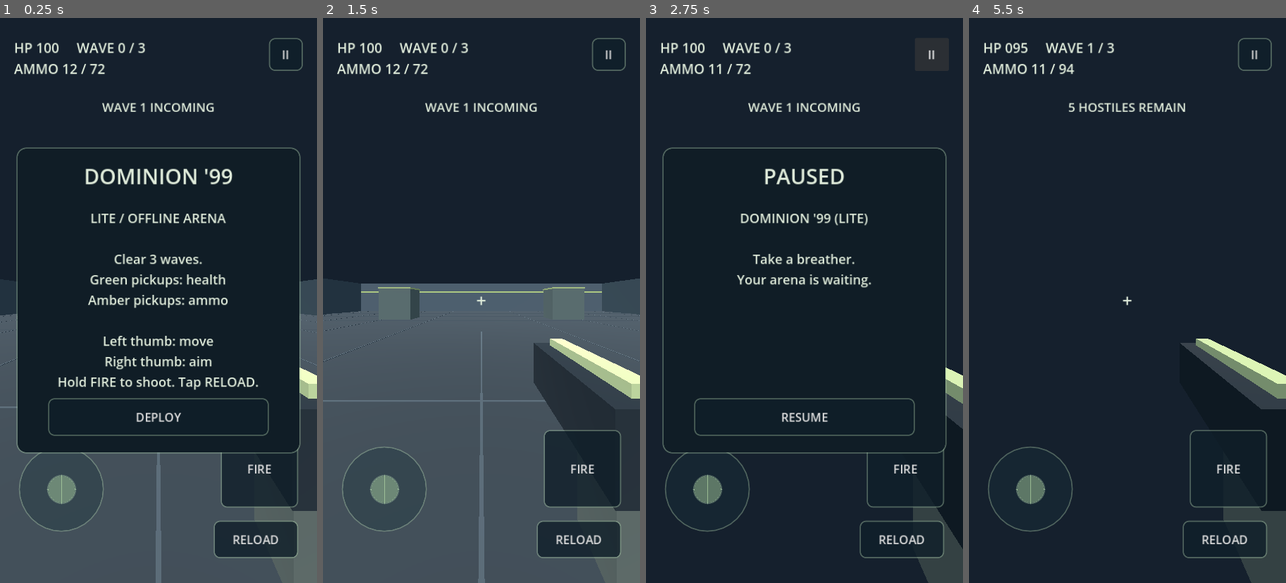
Above: before the commit, frames 1-4 (left to right).
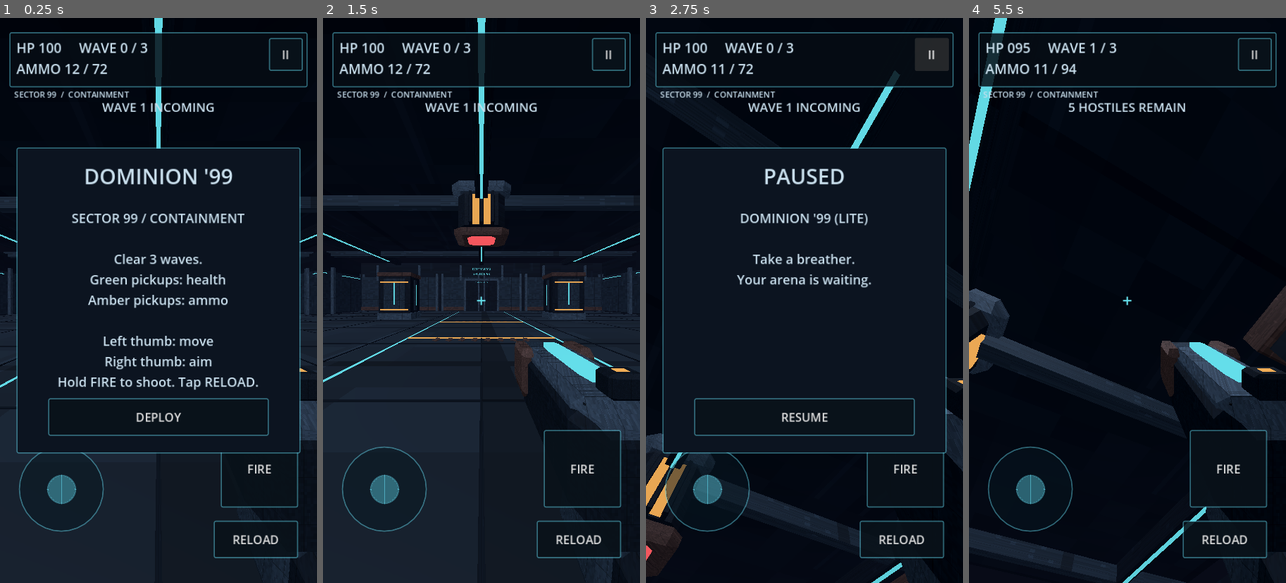
Above: after the commit, the same moments.

Repository: Tweeksterr91/dominion-99-lite
Game: Godot game, scene res://main.tscn
Same seed, same stepped clock (60 frames per second), same inputs: the game is played once before the commit and once after it.
Inputs (mouse positions are in pixels of both pictures, inside the frame that each line leads up to):
- Up to frame 1 (0.25 s): no input
- Up to frame 2 (1.5 s): click "FIRE" at 0.5 s; click "DEPLOY" at 1.25 s
- Up to frame 3 (2.75 s): click "II" at 2 s
- Up to frame 4 (5.5 s): click "RESUME" at 2.75 s; click "RELOAD" at 3.5 s; tap Enter at 4.25 s; move the mouse to (1143, 300) at 4.27 s; hold W from 4.28 s (still down); tap R at 4.35, 5.1 s; click (1143, 300) at 4.42 s; move the mouse to (1111, 300) at 5.02 s; click (1111, 300) at 5.17 s

The runs differ from the first frame. In frame 1, 48% of the frame differs, in the area x 0-100%, y 0-100%; in frame 2, 84%; in frame 3, 37%; in frame 4, 80%.

Commit message:
Add original dark sci-fi arena and visual asset kit

Diff:
--- /dev/null
+++ b/assets/metal.gdshader
@@ -0,0 +1,16 @@
+shader_type spatial;
+uniform vec4 metal_color : source_color = vec4(0.18, 0.22, 0.27, 1.0);
+
+float grain(vec2 p) {
+	return fract(sin(dot(p, vec2(127.1, 311.7))) * 43758.5453);
+}
+
+void fragment() {
+	// Original procedural surface: coarse wear and fine machining marks.
+	float coarse = grain(floor(UV * 48.0));
+	float scratches = step(0.97, grain(vec2(floor(UV.x * 384.0), floor(UV.y * 12.0))));
+	float seams = step(0.975, fract(UV.x * 4.0)) + step(0.985, fract(UV.y * 3.0));
+	ALBEDO = metal_color.rgb * (0.83 + coarse * 0.23 + scratches * 0.22) * (1.0 - min(seams, 1.0) * 0.30);
+	METALLIC = 0.55;
+	ROUGHNESS = 0.74;
+}
--- a/scripts/main.gd
+++ b/scripts/main.gd
@@ -1,5 +1,7 @@
 extends Node3D
-## Small, asset-free FPS prototype. All dimensions use metres.
+## Original dark sci-fi FPS prototype. All dimensions use metres.
+const VisualAssets = preload("res://scripts/visual_assets.gd")
+var art := VisualAssets.new()
 
 const SPEED := 5.8
 const MAG_SIZE := 12
@@ -41,6 +43,8 @@
 var flash: MeshInstance3D
 var flash_left := 0.0
 var shot_sound: AudioStreamPlayer
+var reticle: Label
+var hit_left := 0.0
 
 func _ready() -> void:
 	Engine.max_fps = 60
@@ -48,62 +52,29 @@
 	_make_player()
 	_make_audio()
 	_make_ui()
-	_show_menu("DOMINION '99", "LITE / OFFLINE ARENA\n\nClear 3 waves.\nGreen pickups: health\nAmber pickups: ammo\n\nLeft thumb: move\nRight thumb: aim\nHold FIRE to shoot. Tap RELOAD.", "DEPLOY")
-
-func _material(color: Color, glow := false) -> StandardMaterial3D:
-	var mat := StandardMaterial3D.new()
-	mat.albedo_color = color
-	mat.roughness = 1.0
-	if glow:
-		mat.shading_mode = BaseMaterial3D.SHADING_MODE_UNSHADED
-	return mat
-
-func _box(parent: Node3D, pos: Vector3, size: Vector3, color: Color, solid := true) -> Node3D:
-	var body: Node3D = StaticBody3D.new() if solid else Node3D.new()
-	parent.add_child(body)
-	body.position = pos
-	var mesh := MeshInstance3D.new()
-	var shape := BoxMesh.new()
-	shape.size = size
-	mesh.mesh = shape
-	mesh.material_override = _material(color)
-	body.add_child(mesh)
-	if solid:
-		var collision := CollisionShape3D.new()
-		var box := BoxShape3D.new()
-		box.size = size
-		collision.shape = box
-		body.add_child(collision)
-	return body
+	_show_menu("DOMINION '99", "SECTOR 99 / CONTAINMENT\n\nClear 3 waves.\nGreen pickups: health\nAmber pickups: ammo\n\nLeft thumb: move\nRight thumb: aim\nHold FIRE to shoot. Tap RELOAD.", "DEPLOY")
 
 func _make_arena() -> void:
 	var world := WorldEnvironment.new()
 	var env := Environment.new()
 	env.background_mode = Environment.BG_COLOR
-	env.background_color = Color("15202d")
+	env.background_color = Color("080b17")
 	env.ambient_light_source = Environment.AMBIENT_SOURCE_COLOR
-	env.ambient_light_color = Color("a4b5c5")
-	env.ambient_light_energy = 0.7
+	env.ambient_light_color = Color("92a6bf")
+	env.ambient_light_energy = 0.78
+	env.tonemap_mode = Environment.TONE_MAPPER_LINEAR
+	env.fog_enabled = true
+	env.fog_light_color = Color("111426")
+	env.fog_density = 0.009
 	world.environment = env
 	add_child(world)
 	var sun := DirectionalLight3D.new()
-	sun.rotation_degrees = Vector3(-60, -25, 0)
-	sun.light_energy = 1.0
+	sun.rotation_degrees = Vector3(-55, -25, 0)
+	sun.light_color = Color("b6c8df")
+	sun.light_energy = 0.9
 	sun.shadow_enabled = false
 	add_child(sun)
-	_box(self, Vector3(0, -0.3, 0), Vector3(36, 0.6, 36), Color("39444c"))
-	for z in [-18.0, 18.0]:
-		_box(self, Vector3(0, 2, z), Vector3(37, 4, 1), Color("566773"))
-		_box(self, Vector3(0, 2.8, z * 0.97), Vector3(36, 0.22, 0.1), Color("c5dc89"), false)
-	for x in [-18.0, 18.0]:
-		_box(self, Vector3(x, 2, 0), Vector3(1, 4, 36), Color("465963"))
-	for x in [-7.0, 7.0]:
-		for z in [-6.0, 6.0]:
-			_box(self, Vector3(x, 1.25, z), Vector3(2.5, 2.5, 2.5), Color("647573"))
-			_box(self, Vector3(x, 2.55, z), Vector3(2.6, 0.12, 2.6), Color("b6ca88"), false)
-	for i in range(-4, 5):
-		_box(self, Vector3(i * 4, 0.012, 0), Vector3(0.035, 0.015, 35), Color("53616a"), false)
-		_box(self, Vector3(0, 0.013, i * 4), Vector3(35, 0.015, 0.035), Color("53616a"), false)
+	art.build_arena(self)
 	_add_pickup(Vector3(-12, 0.5, 0), "health")
 	_add_pickup(Vector3(12, 0.5, 0), "ammo")
 
@@ -127,16 +98,14 @@
 	player.add_child(camera)
 	gun = Node3D.new()
 	camera.add_child(gun)
-	_box(gun, Vector3(0.25, -0.22, -0.48), Vector3(0.13, 0.14, 0.42), Color("25313a"), false)
-	_box(gun, Vector3(0.25, -0.34, -0.35), Vector3(0.10, 0.23, 0.12), Color("65706a"), false)
-	_box(gun, Vector3(0.25, -0.14, -0.48), Vector3(0.04, 0.025, 0.36), Color("d6e8a6"), false)
+	art.build_weapon(gun)
 	flash = MeshInstance3D.new()
 	var flash_mesh := SphereMesh.new()
 	flash_mesh.radius = 0.10
 	flash_mesh.height = 0.18
 	flash.mesh = flash_mesh
-	flash.material_override = _material(Color("ffe9a0"), true)
-	flash.position = Vector3(0.25, -0.21, -0.74)
+	flash.material_override = art.materials["cyan"]
+	flash.position = Vector3(0.22, -0.23, -0.83)
 	gun.add_child(flash)
 	flash.visible = false
 
@@ -159,12 +128,12 @@
 	shot_sound.volume_db = -12
 	add_child(shot_sound)
 
-func _style(color: Color, radius := 10) -> StyleBoxFlat:
+func _style(color: Color, radius := 3) -> StyleBoxFlat:
 	var s := StyleBoxFlat.new()
 	s.bg_color = color
 	s.set_corner_radius_all(radius)
 	s.set_border_width_all(2)
-	s.border_color = Color(0.65, 0.78, 0.65, 0.4)
+	s.border_color = Color(0.35, 0.77, 0.85, 0.5)
 	return s
 
 func _label(parent: Node, text_value: String, pos: Vector2, size: Vector2, font_size := 22) -> Label:
@@ -173,7 +142,7 @@
 	label.position = pos
 	label.size = size
 	label.add_theme_font_size_override("font_size", font_size)
-	label.add_theme_color_override("font_color", Color("dfebda"))
+	label.add_theme_color_override("font_color", Color("c9dfed"))
 	label.mouse_filter = Control.MOUSE_FILTER_IGNORE
 	parent.add_child(label)
 	return label
@@ -184,8 +153,8 @@
 	b.position = pos
 	b.size = size
 	b.add_theme_font_size_override("font_size", 20)
-	b.add_theme_stylebox_override("normal", _style(Color(0.06, 0.12, 0.16, 0.8)))
-	b.add_theme_stylebox_override("pressed", _style(Color("526a4d")))
+	b.add_theme_stylebox_override("normal", _style(Color(0.035, 0.07, 0.10, 0.88)))
+	b.add_theme_stylebox_override("pressed", _style(Color("31566c")))
 	b.focus_mode = Control.FOCUS_NONE
 	b.pressed.connect(action)
 	parent.add_child(b)
@@ -198,25 +167,37 @@
 	root.set_anchors_and_offsets_preset(Control.PRESET_FULL_RECT)
 	root.mouse_filter = Control.MOUSE_FILTER_IGNORE
 	layer.add_child(root)
-	hud = _label(root, "", Vector2(24, 34), Vector2(390, 82), 23)
+	var hud_frame := Panel.new()
+	hud_frame.mouse_filter = Control.MOUSE_FILTER_IGNORE
+	hud_frame.add_theme_stylebox_override("panel", _style(Color(0.025, 0.05, 0.08, 0.84)))
+	root.add_child(hud_frame)
+	hud_frame.set_anchors_and_offsets_preset(Control.PRESET_TOP_WIDE)
+	hud_frame.offset_left = 16
+	hud_frame.offset_right = -16
+	hud_frame.offset_top = 24
+	hud_frame.offset_bottom = 118
+	_label(root, "SECTOR 99  /  CONTAINMENT", Vector2(24, 120), Vector2(390, 25), 14)
+	hud = _label(root, "", Vector2(28, 34), Vector2(390, 82), 23)
 	status = _label(root, "", Vector2.ZERO, Vector2(492, 64), 21)
 	_place(status, Vector2(0.5, 0), Vector2(-246, 136), Vector2(492, 64))
 	status.autowrap_mode = TextServer.AUTOWRAP_WORD_SMART
 	status.horizontal_alignment = HORIZONTAL_ALIGNMENT_CENTER
 	var crosshair := _label(root, "+", Vector2.ZERO, Vector2(30, 42), 30)
+	reticle = crosshair
+	reticle.add_theme_color_override("font_color", Color("64deea"))
 	_place(crosshair, Vector2(0.5, 0.5), Vector2(-15, -21), Vector2(30, 42))
 	crosshair.name = "Crosshair"
 	crosshair.horizontal_alignment = HORIZONTAL_ALIGNMENT_CENTER
 	pad = Panel.new()
 	pad.mouse_filter = Control.MOUSE_FILTER_IGNORE
-	pad.add_theme_stylebox_override("panel", _style(Color(0.1, 0.2, 0.23, 0.35), 72))
+	pad.add_theme_stylebox_override("panel", _style(Color(0.03, 0.09, 0.13, 0.5), 72))
 	root.add_child(pad)
 	_place(pad, Vector2(0, 1), Vector2(32, -232), Vector2(145, 145))
 	knob = Panel.new()
 	knob.size = Vector2(50, 50)
 	knob.position = Vector2(47.5, 47.5)
 	knob.mouse_filter = Control.MOUSE_FILTER_IGNORE
-	knob.add_theme_stylebox_override("panel", _style(Color(0.7, 0.85, 0.65, 0.45), 25))
+	knob.add_theme_stylebox_override("panel", _style(Color(0.35, 0.78, 0.86, 0.45), 25))
 	pad.add_child(knob)
 	fire_button = _button(root, "FIRE", Vector2.ZERO, Vector2(132, 132), _shoot)
 	_place(fire_button, Vector2(1, 1), Vector2(-164, -260), Vector2(132, 132))
@@ -230,7 +211,7 @@
 	damage.mouse_filter = Control.MOUSE_FILTER_IGNORE
 	root.add_child(damage)
 	menu = Panel.new()
-	menu.add_theme_stylebox_override("panel", _style(Color("101d26"), 16))
+	menu.add_theme_stylebox_override("panel", _style(Color("0c1420"), 3))
 	root.add_child(menu)
 	_place(menu, Vector2(0.5, 0.5), Vector2(-242, -260), Vector2(484, 520))
 	menu_title = _label(menu, "", Vector2(28, 24), Vector2(428, 60), 36)
@@ -328,6 +309,9 @@
 	if not running:
 		return
 	fire_left = maxf(0, fire_left - delta)
+	hit_left = maxf(0, hit_left - delta)
+	reticle.text = "×" if hit_left > 0 else "+"
+	reticle.modulate = Color("ffb968") if hit_left > 0 else Color.WHITE
 	flash_left = maxf(0, flash_left - delta)
 	flash.visible = flash_left > 0
 	hurt = maxf(0, hurt - delta)
@@ -381,6 +365,7 @@
 	var origin := camera.global_position
 	var hit := _ray(origin, origin - camera.global_basis.z * 60, [player.get_rid()])
 	if not hit.is_empty() and hit.collider in enemies:
+		hit_left = 0.14
 		var enemy: CharacterBody3D = hit.collider
 		var hp := int(enemy.get_meta("hp")) - 34
 		enemy.set_meta("hp", hp)
@@ -416,12 +401,10 @@
 		col.shape = shape
 		col.position.y = 0.9
 		enemy.add_child(col)
-		_box(enemy, Vector3(0, 0.85, 0), Vector3(0.7, 1.1, 0.45), Color("b95c47"), false)
-		_box(enemy, Vector3(0, 1.6, 0), Vector3(0.48, 0.42, 0.45), Color("d3c3a1"), false)
-		_box(enemy, Vector3(0, 1.65, -0.24), Vector3(0.38, 0.10, 0.03), Color("26343c"), false)
-		_box(enemy, Vector3(0.35, 1.05, -0.32), Vector3(0.14, 0.14, 0.50), Color("27333b"), false)
+		art.build_enemy(enemy)
 		enemy.set_meta("hp", 100)
 		enemy.set_meta("attack", 1.6 + i * 0.2)
+		enemy.set_meta("muzzle", 0.0)
 		enemies.append(enemy)
 	# Each wave replenishes a basic supply so missed shots are recoverable.
 	reserve += 24
@@ -430,6 +413,9 @@
 
 func _tick_enemies(delta: float) -> void:
 	for enemy in enemies:
+		var muzzle_left := maxf(0, float(enemy.get_meta("muzzle")) - delta)
+		enemy.set_meta("muzzle", muzzle_left)
+		enemy.get_node("MuzzleFlash").visible = muzzle_left > 0
 		var offset := player.position - enemy.position
 		offset.y = 0
 		var distance := offset.length()
@@ -448,6 +434,8 @@
 		enemy.move_and_slide()
 		var attack := float(enemy.get_meta("attack")) - delta
 		if attack <= 0 and can_see and distance < 22:
+			enemy.set_meta("muzzle", 0.12)
+			enemy.get_node("MuzzleFlash").visible = true
 			attack = 1.8
 			health = maxi(0, health - (4 + wave))
 			hurt = 0.3
@@ -457,8 +445,7 @@
 		enemy.set_meta("attack", attack)
 
 func _add_pickup(pos: Vector3, kind: String) -> void:
-	var color := Color("95dc89") if kind == "health" else Color("e8ba64")
-	var item := _box(self, pos, Vector3(0.55, 0.55, 0.55), color, false)
+	var item := art.build_pickup(self, pos, kind)
 	item.set_meta("kind", kind)
 	pickups.append(item)
 
--- /dev/null
+++ b/scripts/visual_assets.gd
@@ -0,0 +1,293 @@
+extends RefCounted
+## Original low-poly asset kit. Static boxes share materials and GPU instance batches.
+
+const METAL_SHADER = preload("res://assets/metal.gdshader")
+const PALETTE := {
+	"iron": Color("344250"), "dark": Color("18212c"),
+	"plate": Color("526273"), "rust": Color("66473f"),
+	"floor": Color("303b47"), "bone": Color("a29888"),
+	"cyan": Color("64deea"), "amber": Color("f2ad56"),
+	"red": Color("ff5b62"), "green": Color("8be5ab"),
+}
+var materials: Dictionary = {}
+var batches: Dictionary = {}
+var arena: Node3D
+var unit_box := BoxMesh.new()
+var model_box: ArrayMesh
+
+func _init() -> void:
+	unit_box.size = Vector3.ONE
+	model_box = _beveled_box()
+	for key in PALETTE:
+		if key in ["cyan", "amber", "red", "green"]:
+			var mat := StandardMaterial3D.new()
+			mat.albedo_color = PALETTE[key]
+			mat.shading_mode = BaseMaterial3D.SHADING_MODE_UNSHADED
+			materials[key] = mat
+		else:
+			var mat := ShaderMaterial.new()
+			mat.shader = METAL_SHADER
+			mat.set_shader_parameter("metal_color", PALETTE[key])
+			materials[key] = mat
+
+func _part(parent: Node3D, pos: Vector3, size: Vector3, surface: String, tilt := 0.0) -> MeshInstance3D:
+	var mesh := MeshInstance3D.new()
+	mesh.mesh = model_box
+	mesh.material_override = materials[surface]
+	parent.add_child(mesh)
+	mesh.position = pos
+	mesh.scale = size
+	mesh.rotation.z = tilt
+	mesh.cast_shadow = GeometryInstance3D.SHADOW_CASTING_SETTING_OFF
+	return mesh
+
+func _beveled_box() -> ArrayMesh:
+	# Chamfered armor edges create an angular silhouette without external models.
+	var faces: Array = []
+	var k := 0.36
+	for axis in range(3):
+		for side in [-1.0, 1.0]:
+			var points: Array[Vector3] = []
+			for corner in [Vector2(-1, -1), Vector2(-1, 1), Vector2(1, 1), Vector2(1, -1)]:
+				var point := Vector3.ZERO
+				point[axis] = side * 0.5
+				point[(axis + 1) % 3] = corner.x * k
+				point[(axis + 2) % 3] = corner.y * k
+				points.append(point)
+			faces.append(points)
+	# Twelve edge bevels, connecting the six broad faces.
+	for axis in range(3):
+		var a := (axis + 1) % 3
+		var b := (axis + 2) % 3
+		for sa in [-1.0, 1.0]:
+			for sb in [-1.0, 1.0]:
+				var points: Array[Vector3] = []
+				for corner in [Vector2(-1, 0), Vector2(1, 0), Vector2(1, 1), Vector2(-1, 1)]:
+					var point := Vector3.ZERO
+					point[axis] = corner.x * k
+					point[a] = sa * (0.5 if corner.y == 0 else k)
+					point[b] = sb * (k if corner.y == 0 else 0.5)
+					points.append(point)
+				faces.append(points)
+	for x in [-1.0, 1.0]:
+		for y in [-1.0, 1.0]:
+			for z in [-1.0, 1.0]:
+				faces.append([Vector3(x * 0.5, y * k, z * k), Vector3(x * k, y * 0.5, z * k), Vector3(x * k, y * k, z * 0.5)])
+	var st := SurfaceTool.new()
+	st.begin(Mesh.PRIMITIVE_TRIANGLES)
+	for face in faces:
+		var normal: Vector3 = (face[1] - face[0]).cross(face[2] - face[0]).normalized()
+		var center: Vector3 = Vector3.ZERO
+		for point in face:
+			center += point
+		if normal.dot(center) < 0:
+			normal = -normal
+		for i in range(1, face.size() - 1):
+			var triangle: Array = [face[0], face[i], face[i + 1]]
+			if (triangle[1] - triangle[0]).cross(triangle[2] - triangle[0]).dot(normal) > 0:
+				triangle.reverse()
+			for point in triangle:
+				st.set_normal(normal)
+				st.set_uv(Vector2(point.x + point.z, point.y) + Vector2(0.5, 0.5))
+				st.add_vertex(point)
+	return st.commit()
+
+func _static(pos: Vector3, size: Vector3, surface: String, solid := false, tilt := 0.0) -> void:
+	if not batches.has(surface):
+		batches[surface] = []
+	var basis := Basis(Vector3.UP, tilt).scaled(size)
+	batches[surface].append(Transform3D(basis, pos))
+	if solid:
+		var body := StaticBody3D.new()
+		arena.add_child(body)
+		body.position = pos
+		var col := CollisionShape3D.new()
+		var shape := BoxShape3D.new()
+		shape.size = size
+		col.shape = shape
+		body.add_child(col)
+
+func _flush() -> void:
+	for surface in batches:
+		var multimesh := MultiMesh.new()
+		multimesh.transform_format = MultiMesh.TRANSFORM_3D
+		multimesh.mesh = unit_box
+		multimesh.instance_count = batches[surface].size()
+		for i in range(multimesh.instance_count):
+			multimesh.set_instance_transform(i, batches[surface][i])
+		var instance := MultiMeshInstance3D.new()
+		instance.name = "Arena_" + surface
+		instance.multimesh = multimesh
+		instance.material_override = materials[surface]
+		instance.cast_shadow = GeometryInstance3D.SHADOW_CASTING_SETTING_OFF
+		arena.add_child(instance)
+	batches.clear()
+
+func _pack_model(parent: Node3D) -> void:
+	# One draw per surface per model, instead of one draw for every armor plate.
+	var groups: Dictionary = {}
+	for child in parent.get_children():
+		if child is MeshInstance3D:
+			var key: int = child.material_override.get_instance_id()
+			if not groups.has(key):
+				groups[key] = {"material": child.material_override, "transforms": []}
+			groups[key]["transforms"].append(child.transform)
+			child.free()
+	for key in groups:
+		var data: Dictionary = groups[key]
+		var multimesh := MultiMesh.new()
+		multimesh.transform_format = MultiMesh.TRANSFORM_3D
+		multimesh.mesh = model_box
+		multimesh.instance_count = data["transforms"].size()
+		for i in range(multimesh.instance_count):
+			multimesh.set_instance_transform(i, data["transforms"][i])
+		var mesh := MultiMeshInstance3D.new()
+		mesh.multimesh = multimesh
+		mesh.material_override = data["material"]
+		mesh.cast_shadow = GeometryInstance3D.SHADOW_CASTING_SETTING_OFF
+		parent.add_child(mesh)
+
+func build_arena(parent: Node3D) -> void:
+	arena = parent
+	_static(Vector3(0, -0.3, 0), Vector3(36, 0.6, 36), "floor", true)
+	for z in [-18.0, 18.0]:
+		_static(Vector3(0, 3.5, z), Vector3(37, 7, 1), "dark", true)
+		var inset: float = z * 0.965
+		for x in range(-15, 16, 6):
+			_static(Vector3(x, 2.5, inset), Vector3(5.6, 4.8, 0.16), "iron")
+			_static(Vector3(x, 0.35, inset - signf(z) * 0.1), Vector3(5.6, 0.5, 0.22), "rust")
+			_static(Vector3(x, 5.5, inset), Vector3(0.3, 2.2, 0.35), "plate")
+			_static(Vector3(x, 4.6, inset - signf(z) * 0.13), Vector3(3.6, 0.08, 0.08), "cyan")
+			for rib in [-2.6, 2.6]:
+				_static(Vector3(x + rib, 2.7, inset - signf(z) * 0.15), Vector3(0.25, 5.3, 0.35), "plate")
+	for x in [-18.0, 18.0]:
+		_static(Vector3(x, 3.5, 0), Vector3(1, 7, 36), "dark", true)
+		for z in range(-15, 16, 6):
+			_static(Vector3(x * 0.965, 2.5, z), Vector3(0.16, 4.8, 5.6), "iron")
+			_static(Vector3(x * 0.957, 4.6, z), Vector3(0.08, 0.08, 3.6), "cyan")
+			_static(Vector3(x * 0.952, 2.7, z - 2.6), Vector3(0.35, 5.3, 0.25), "plate")
+	# Four cover pylons keep the original collision footprints.
+	for x in [-7.0, 7.0]:
+		for z in [-6.0, 6.0]:
+			_static(Vector3(x, 1.9, z), Vector3(2.5, 3.8, 2.5), "dark", true)
+			_static(Vector3(x, 0.28, z), Vector3(2.7, 0.55, 2.7), "plate")
+			_static(Vector3(x, 3.65, z), Vector3(2.7, 0.3, 2.7), "rust")
+			for side in [-1.0, 1.0]:
+				_static(Vector3(x + side * 1.27, 2.0, z), Vector3(0.06, 2.6, 0.6), "iron")
+				_static(Vector3(x + side * 1.31, 2.0, z), Vector3(0.04, 1.8, 0.10), "cyan")
+				_static(Vector3(x, 2.0, z + side * 1.27), Vector3(1.7, 2.6, 0.06), "iron")
+				_static(Vector3(x, 2.1, z + side * 1.31), Vector3(0.10, 1.8, 0.04), "cyan")
+				for band in [0.8, 3.0]:
+					_static(Vector3(x, band, z + side * 1.32), Vector3(2.2, 0.1, 0.04), "amber")
+	# Steel floor seams, inset energy conduits, and a marked central dueling area.
+	for i in range(-4, 5):
+		_static(Vector3(i * 4, 0.012, 0), Vector3(0.045, 0.02, 35), "dark")
+		_static(Vector3(0, 0.013, i * 4), Vector3(35, 0.02, 0.045), "dark")
+	for side in [-1.0, 1.0]:
+		_static(Vector3(side * 3.0, 0.025, 0), Vector3(0.055, 0.02, 30), "cyan")
+		_static(Vector3(0, 0.026, side * 3.0), Vector3(6, 0.02, 0.07), "amber")
+		for i in range(8):
+			_static(Vector3(-1.75 + i * 0.5, 0.03, side * 3.35), Vector3(0.22, 0.025, 0.5), "rust", false, -0.5)
+	# Ceiling trusses frame a dark open industrial vault.
+	_static(Vector3(0, 8.3, 0), Vector3(37, 0.4, 37), "dark")
+	for x in [-12.0, 0.0, 12.0]:
+		_static(Vector3(x, 7.0, 0), Vector3(0.6, 0.7, 36), "dark")
+		_static(Vector3(x, 6.6, 0), Vector3(0.14, 0.08, 29), "cyan")
+	for z in [-12.0, 0.0, 12.0]:
+		_static(Vector3(0, 7.0, z), Vector3(36, 0.6, 0.6), "iron")
+	# Recessed blast-door artwork behind the far boundary.
+	_static(Vector3(0, 2.2, -17.25), Vector3(4.5, 4.4, 0.25), "dark")
+	for side in [-1.0, 1.0]:
+		_static(Vector3(side * 2.35, 2.25, -17.05), Vector3(0.25, 4.5, 0.35), "plate")
+		_static(Vector3(side * 0.07, 2.15, -17.05), Vector3(0.035, 3.8, 0.04), "red")
+	_static(Vector3(0, 4.55, -17.05), Vector3(4.9, 0.3, 0.35), "plate")
+	_flush()
+	var reactor := Node3D.new()
+	parent.add_child(reactor)
+	reactor.position = Vector3(0, 6.1, 0)
+	_part(reactor, Vector3.ZERO, Vector3(2.4, 2.2, 2.4), "dark")
+	_part(reactor, Vector3(0, 1.15, 0), Vector3(3.0, 0.35, 3.0), "plate")
+	_part(reactor, Vector3(0, -1.05, 0), Vector3(2.8, 0.3, 2.8), "rust")
+	for side in [-1.0, 1.0]:
+		_part(reactor, Vector3(side * 1.21, 0, 0), Vector3(0.025, 1.5, 1.3), "amber")
+		_part(reactor, Vector3(0, 0, side * 1.21), Vector3(1.3, 1.5, 0.025), "amber")
+		for rib in [-0.55, 0.0, 0.55]:
+			_part(reactor, Vector3(rib, 0, side * 1.25), Vector3(0.20, 1.8, 0.12), "dark")
+	_part(reactor, Vector3(0, -1.22, 0), Vector3(1.5, 0.04, 1.5), "red")
+	_pack_model(reactor)
+	_sign(parent, "DOMINION\nSECTOR 99", Vector3(0, 5.7, -17.0), 0, 54)
+	_sign(parent, "CONTAINMENT / 04", Vector3(0, 4.15, -16.99), 0, 22)
+
+func _sign(parent: Node3D, text: String, pos: Vector3, yaw: float, font_size: int) -> void:
+	var label := Label3D.new()
+	parent.add_child(label)
+	label.text = text
+	label.position = pos
+	label.rotation.y = yaw
+	label.font_size = font_size
+	label.pixel_size = 0.009
+	label.modulate = PALETTE["cyan"]
+	label.outline_size = 0
+	label.no_depth_test = false
+
+func build_weapon(parent: Node3D) -> void:
+	# D-9 pulse sidearm: armored receiver, exposed energy spine, and muzzle cage.
+	_part(parent, Vector3(0.22, -0.24, -0.45), Vector3(0.18, 0.17, 0.43), "dark")
+	_part(parent, Vector3(0.22, -0.19, -0.47), Vector3(0.16, 0.08, 0.45), "plate")
+	_part(parent, Vector3(0.22, -0.32, -0.32), Vector3(0.12, 0.25, 0.15), "iron", -0.12)
+	_part(parent, Vector3(0.22, -0.145, -0.50), Vector3(0.045, 0.025, 0.28), "cyan")
+	_part(parent, Vector3(0.22, -0.23, -0.71), Vector3(0.14, 0.14, 0.12), "iron")
+	_part(parent, Vector3(0.22, -0.23, -0.775), Vector3(0.09, 0.08, 0.018), "dark")
+	_part(parent, Vector3(0.22, -0.23, -0.79), Vector3(0.04, 0.035, 0.008), "cyan")
+	for i in range(4):
+		_part(parent, Vector3(0.315, -0.23, -0.37 - i * 0.065), Vector3(0.012, 0.055, 0.025), "cyan")
+	for side in [-1.0, 1.0]:
+		_part(parent, Vector3(0.22 + side * 0.085, -0.21, -0.63), Vector3(0.035, 0.14, 0.16), "rust")
+	_part(parent, Vector3(0.22, -0.13, -0.31), Vector3(0.06, 0.04, 0.045), "dark")
+	_part(parent, Vector3(0.22, -0.115, -0.31), Vector3(0.025, 0.012, 0.016), "amber")
+	# Gloved hand and armored sleeve, attached to the viewmodel.
+	_part(parent, Vector3(0.235, -0.38, -0.29), Vector3(0.14, 0.13, 0.20), "dark", -0.1)
+	_part(parent, Vector3(0.27, -0.46, -0.19), Vector3(0.18, 0.18, 0.27), "iron", -0.12)
+	_part(parent, Vector3(0.27, -0.365, -0.19), Vector3(0.14, 0.025, 0.18), "plate")
+	_pack_model(parent)
+
+func build_enemy(parent: Node3D) -> void:
+	# Warden: readable pale armor, broad shoulders, crimson visor, and energy rifle.
+	_part(parent, Vector3(0, 1.04, 0), Vector3(0.56, 0.68, 0.39), "iron")
+	_part(parent, Vector3(0, 1.13, -0.22), Vector3(0.48, 0.36, 0.08), "bone")
+	_part(parent, Vector3(0, 1.16, -0.27), Vector3(0.10, 0.24, 0.025), "red")
+	_part(parent, Vector3(0, 0.67, 0), Vector3(0.43, 0.16, 0.36), "dark")
+	_part(parent, Vector3(0, 1.6, 0), Vector3(0.44, 0.4, 0.42), "dark")
+	_part(parent, Vector3(0, 1.75, 0.01), Vector3(0.49, 0.10, 0.46), "bone")
+	_part(parent, Vector3(0, 1.62, -0.22), Vector3(0.39, 0.075, 0.035), "red")
+	for side in [-1.0, 1.0]:
+		_part(parent, Vector3(side * 0.37, 1.25, 0), Vector3(0.25, 0.27, 0.46), "bone", side * -0.16)
+		_part(parent, Vector3(side * 0.37, 0.95, -0.03), Vector3(0.18, 0.40, 0.21), "dark")
+		_part(parent, Vector3(side * 0.15, 0.38, 0), Vector3(0.22, 0.56, 0.27), "iron")
+		_part(parent, Vector3(side * 0.15, 0.40, -0.15), Vector3(0.18, 0.22, 0.06), "bone")
+		_part(parent, Vector3(side * 0.15, 0.10, -0.08), Vector3(0.26, 0.18, 0.42), "dark")
+	_part(parent, Vector3(0, 1.06, 0.27), Vector3(0.38, 0.50, 0.18), "rust")
+	_part(parent, Vector3(0.35, 1.01, -0.38), Vector3(0.16, 0.18, 0.60), "dark")
+	_part(parent, Vector3(0.35, 1.04, -0.45), Vector3(0.18, 0.06, 0.35), "plate")
+	_part(parent, Vector3(0.35, 1.01, -0.69), Vector3(0.07, 0.08, 0.02), "red")
+	_pack_model(parent)
+	var flash := _part(parent, Vector3(0.35, 1.01, -0.76), Vector3(0.14, 0.14, 0.16), "red")
+	flash.name = "MuzzleFlash"
+	flash.visible = false
+
+func build_pickup(parent: Node3D, pos: Vector3, kind: String) -> Node3D:
+	var item := Node3D.new()
+	parent.add_child(item)
+	item.position = pos
+	var accent := "green" if kind == "health" else "amber"
+	_part(item, Vector3.ZERO, Vector3(0.5, 0.42, 0.42), "dark")
+	_part(item, Vector3(0, 0.23, 0), Vector3(0.53, 0.06, 0.45), "plate")
+	for side in [-1.0, 1.0]:
+		if kind == "health":
+			_part(item, Vector3(0, 0, side * 0.22), Vector3(0.30, 0.09, 0.02), accent)
+			_part(item, Vector3(0, 0, side * 0.225), Vector3(0.09, 0.30, 0.02), accent)
+		else:
+			for x in [-0.14, 0.0, 0.14]:
+				_part(item, Vector3(x, 0, side * 0.22), Vector3(0.065, 0.27, 0.02), accent)
+	_pack_model(item)
+	return item
Not shown, added: assets/metal.gdshader.uid
Binary file added: docs/preview.png
Not shown, changed: export_presets.cfg
Not shown, added: scripts/visual_assets.gd.uid
Not shown, changed: RELEASE_NOTES.md
Not shown, added: docs/ART_DIRECTION.md
